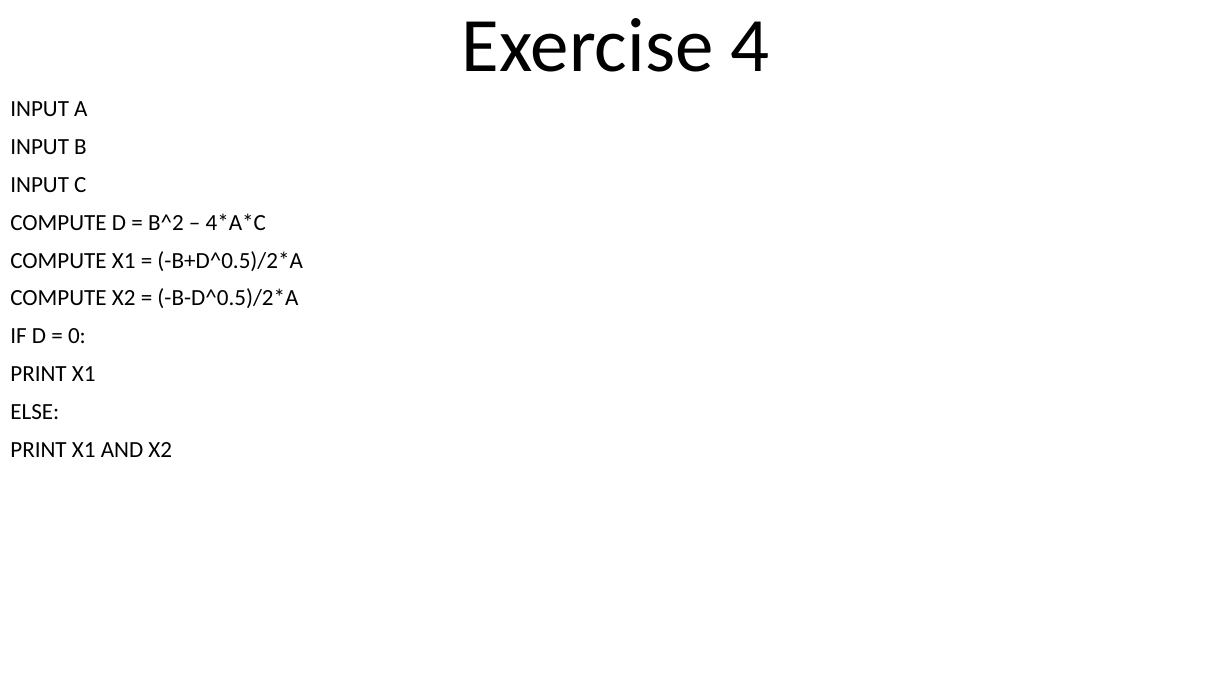
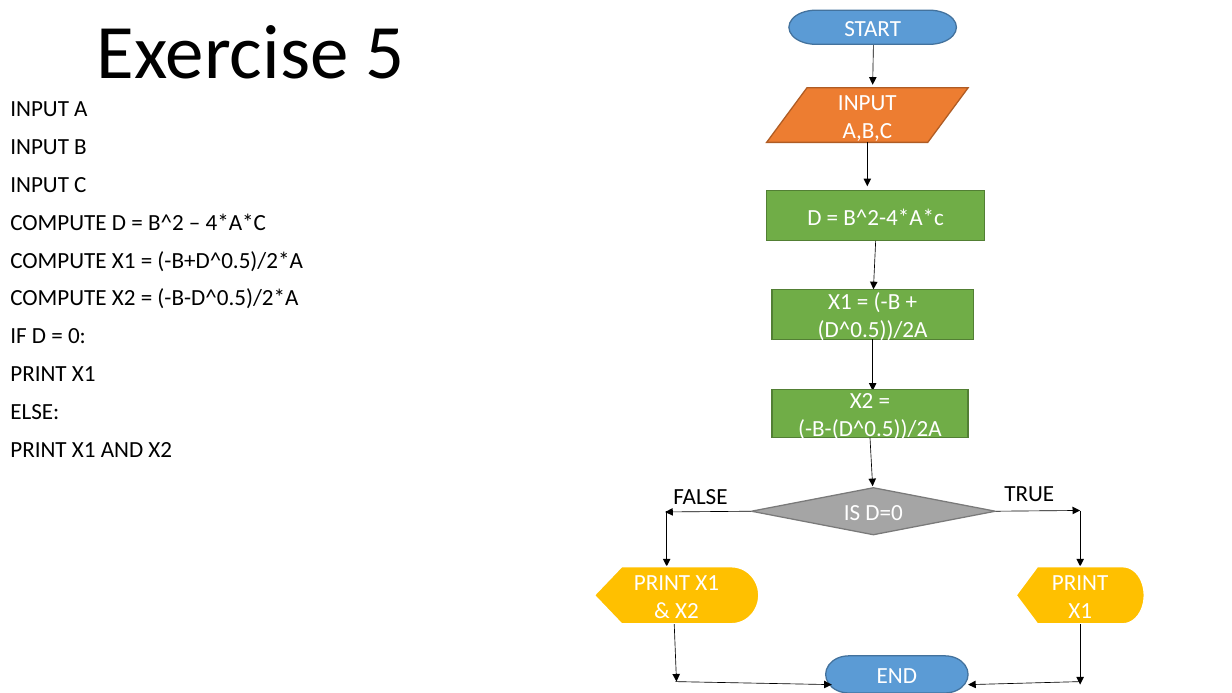
Before and after one commit to 3l4k/Lotanna_OkekeCSC102, a slide deck: slide 6 of Class Work 2.pptx. Drawn at 1232x693 pixels with LibreOffice and Linux fonts; fonts in the diff are those of the drawing. Boxes give left, top, right and bottom in pixels: in the first picture for what was removed or moved away, otherwise in the second. Text is boxed around its words. In the diff, an @@ line names an element or a change of style, - is before the commit and + after.

```diff
--- a/Class Work 2.pptx
+++ b/Class Work 2.pptx
@@ title at (x1=97, y1=25, x2=405, y2=79): text changed @@
-Exercise 4
+Exercise 5
@@ pill shape added at (x1=789, y1=10, x2=957, y2=44), fill #5B9BD5, outline #43739E 1 pt, 18 pt, text #FFFFFF @@
+START
@@ arrow added from (873, 44) to (872, 85), #000000 0.5 pt @@
@@ flow chart input output added at (x1=767, y1=88, x2=969, y2=142), fill #ED7D31, outline #AF5C24 1 pt, 18 pt, text #FFFFFF @@
+INPUT A,B,C
@@ arrow added from (868, 142) to (868, 187), #000000 0.5 pt @@
@@ rectangle added at (x1=767, y1=191, x2=985, y2=241), fill #70AD47, outline #538035 1 pt, 18 pt, text #FFFFFF @@
+D = B^2-4*A*c
@@ arrow added from (876, 241) to (873, 289), #000000 0.5 pt @@
@@ rectangle added at (x1=772, y1=289, x2=973, y2=339), fill #70AD47, outline #538035 1 pt, 18 pt, text #FFFFFF @@
+X1 = (-B +(D^0.5))/2A
@@ arrow added from (872, 339) to (872, 391), #000000 0.5 pt @@
@@ rectangle added at (x1=772, y1=389, x2=968, y2=437), fill #70AD47, outline #538035 1 pt, 18 pt, text #FFFFFF @@
+X2 = (-B-(D^0.5))/2A
@@ arrow added from (871, 438) to (872, 486), #000000 0.5 pt @@
@@ text added at (x1=673, y1=489, x2=727, y2=504), 18 pt, text #000000 @@
+FALSE
@@ diamond added at (x1=751, y1=488, x2=995, y2=535), fill #A5A5A5, outline #7A7A7A 1 pt, 18 pt, text #FFFFFF @@
+IS D=0
@@ text added at (x1=1004, y1=486, x2=1054, y2=501), 18 pt, text #000000 @@
+TRUE
@@ arrow added from (751, 511) to (665, 512), #000000 0.5 pt @@
@@ arrow added from (667, 511) to (667, 567), #000000 0.5 pt @@
@@ arrow added from (995, 511) to (1080, 510), #000000 0.5 pt @@
@@ arrow added from (1080, 511) to (1080, 567), #000000 0.5 pt @@
@@ flow chart display added at (x1=594, y1=567, x2=760, y2=624), fill #FFC000, outline #FFFFFF 1.5 pt, 18 pt, text #FFFFFF @@
+PRINT X1 & X2
@@ flow chart display added at (x1=1016, y1=567, x2=1144, y2=624), fill #FFC000, outline #FFFFFF 1.5 pt, 18 pt, text #FFFFFF @@
+PRINT X1
@@ arrow added from (675, 624) to (677, 682), #000000 0.5 pt @@
@@ arrow added from (1080, 624) to (1080, 685), #000000 0.5 pt @@
@@ pill shape added at (x1=826, y1=656, x2=969, y2=693), fill #5B9BD5, outline #43739E 1 pt, 18 pt, text #FFFFFF @@
+END
@@ arrow added from (676, 682) to (832, 685), #000000 0.5 pt @@
@@ arrow added from (1080, 682) to (969, 685), #000000 0.5 pt @@
```
Also in this commit, not shown: 4 other slides changed.
